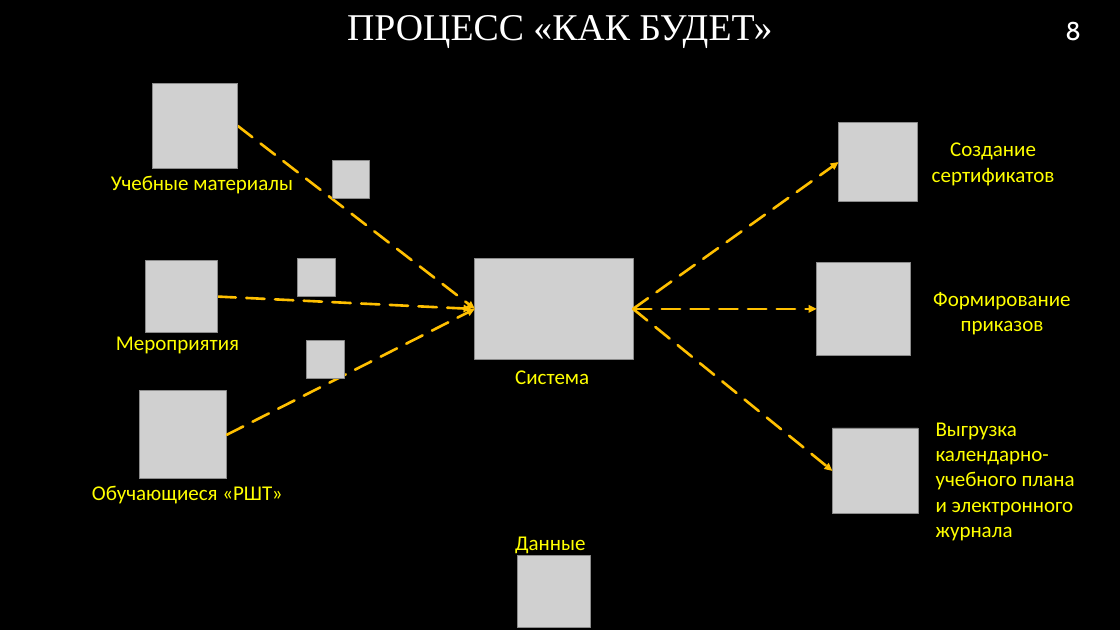
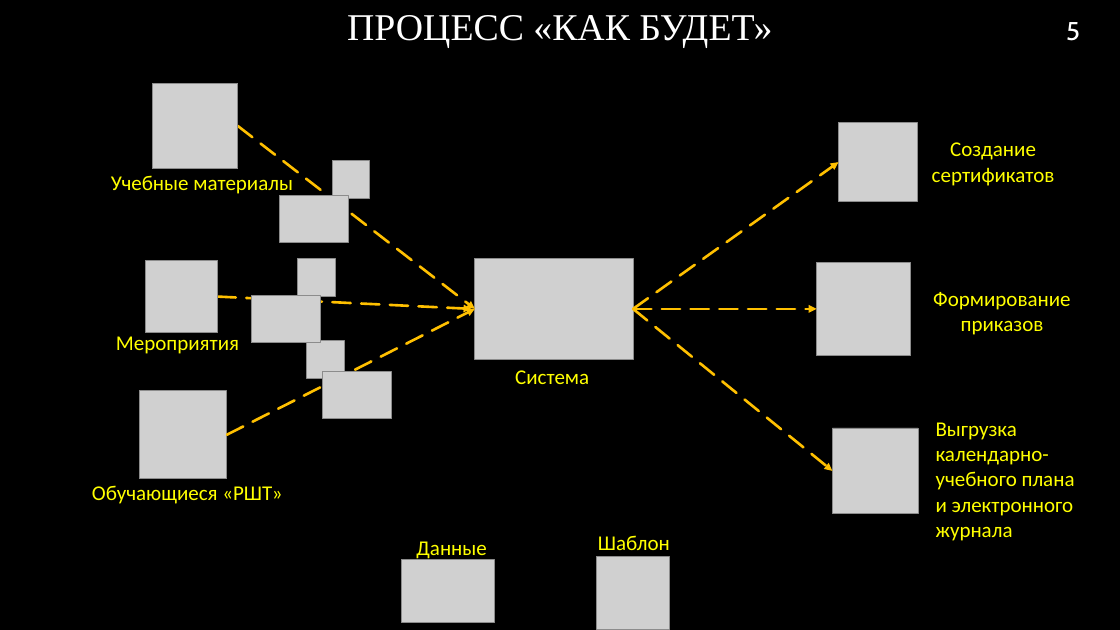
Before and after one commit to RAdKuzur/ASTU, a slide deck: slide 5 of Дипломная работа/Консультации Хоменко/Презентация v5.0 .pptx (slide 8 before the commit). Drawn at 1120x630 pixels with LibreOffice and Linux fonts; fonts in the diff are those of the drawing; grey boxes stand for pictures; background and template pictures are left out. Boxes give left, top, right and bottom in pixels: in the first picture for what was removed or moved away, otherwise in the second. Text is boxed around its words. In the diff, an @@ line names an element or a change of style, - is before the commit and + after.

```diff
--- a/Дипломная работа/Консультации Хоменко/Презентация v5.0 .pptx
+++ b/Дипломная работа/Консультации Хоменко/Презентация v5.0 .pptx
@@ page number at [1066, 22, 1080, 41]: text changed @@
-8
+5
@@ picture added at [280, 195, 349, 242] @@
@@ picture added at [251, 296, 320, 343] @@
@@ picture added at [323, 372, 392, 419] @@
@@ text "Данные": place and size @@
-text "Данные" at [515, 536, 585, 557]
+text "Данные" at [416, 541, 486, 562]
@@ text added at [598, 535, 670, 557], 18 pt, text #FFFF00 @@
+Шаблон
@@ picture added at [402, 560, 494, 623] @@
@@ picture: place and size @@
-picture at [518, 555, 591, 628]
+picture at [597, 557, 670, 630]
```
Also in this commit, not shown: 4 other slides changed, 3 slides removed, 1 other file.
